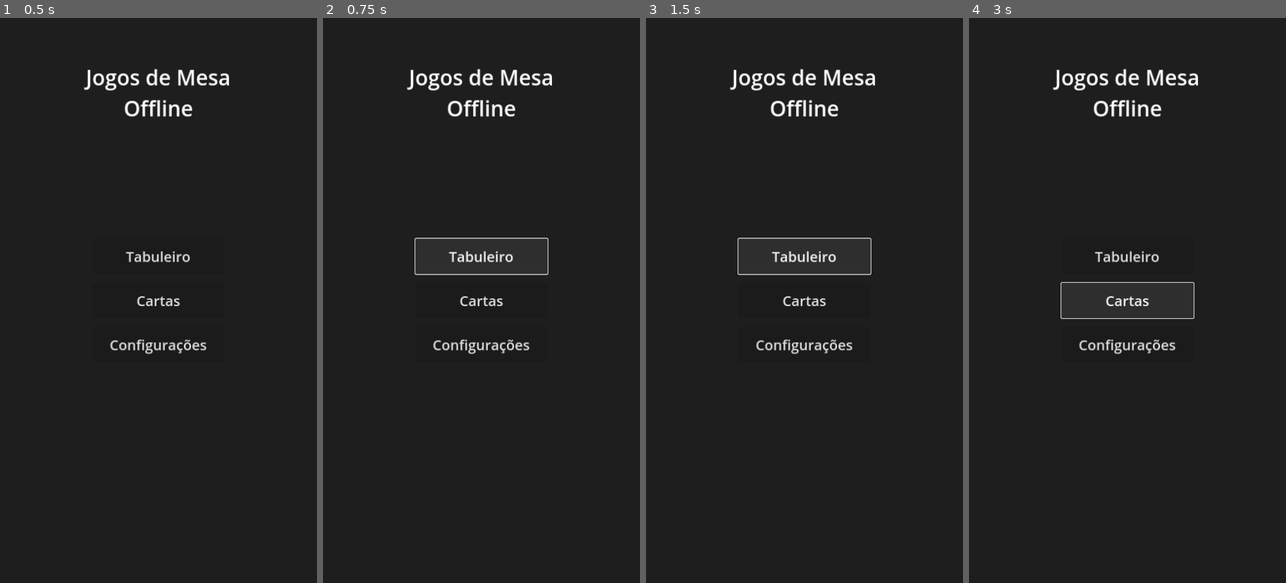
Above: before the commit, frames 1-4 (left to right).
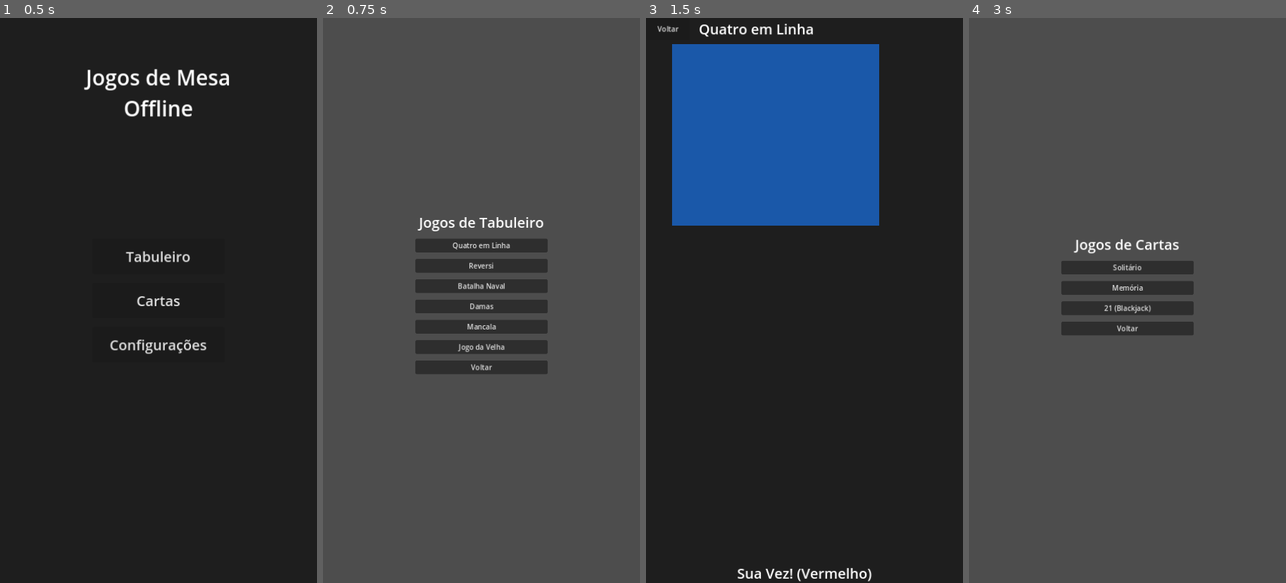
Above: after the commit, the same moments.

Repository: ricasolucoes/PlayTable
Game: Godot game, scene res://core/telas/MainMenu.tscn
Two runs of this game, one before a commit and one after it. Both use one fixed random seed, a clock stepped at 60 frames per second and the inputs below.
Inputs (mouse positions are in pixels of both pictures, inside the frame that each line leads up to):
- Up to frame 1 (0.5 s): no input
- Up to frame 2 (0.75 s): click "Tabuleiro" at 0.5 s
- Up to frame 3 (1.5 s): click (804, 244) at 1.25 s, where only the run after the commit has a clickable "Quatro em Linha"
- Up to frame 4 (3 s): click (991, 29) at 2 s, where only the run after the commit has a clickable "Voltar"; click "Cartas" at 2.75 s

Frame 1 is identical in both runs. In frame 2, 94% of the frame differs, in the area x 0-100%, y 0-100%; in frame 3, 23%; in frame 4, 96%.

Commit message:
build(release): finish gsd phases, generate android config and keystore

Diff:
--- a/core/telas/MainMenu.gd
+++ b/core/telas/MainMenu.gd
@@ -7,10 +7,10 @@
 		$Title.add_theme_color_override("font_color", Color(0.1, 0.1, 0.1))
 
 func _on_btn_tabuleiro_pressed():
-	print("Botão Tabuleiro pressionado")
+	SceneManager.goto_scene("res://core/telas/MenuTabuleiro.tscn")
 
 func _on_btn_cartas_pressed():
-	print("Botão Cartas pressionado")
+	SceneManager.goto_scene("res://core/telas/MenuCartas.tscn")
 
 func _on_btn_config_pressed():
-	print("Botão Configurações pressionado")
+	print("Botão Configurações pressionado (Em breve)")
--- /dev/null
+++ b/core/telas/MenuCartas.gd
@@ -0,0 +1,4 @@
+extends Control
+
+func _on_btn_voltar_pressed():
+	SceneManager.goto_scene("res://core/telas/MainMenu.tscn")
--- /dev/null
+++ b/core/telas/MenuCartas.tscn
@@ -0,0 +1,51 @@
+[gd_scene load_steps=2 format=3 uid="uid://menucartas"]
+
+[ext_resource type="Script" path="res://core/telas/MenuCartas.gd" id="1_script"]
+
+[node name="MenuCartas" type="Control"]
+layout_mode = 3
+anchors_preset = 15
+anchor_right = 1.0
+anchor_bottom = 1.0
+grow_horizontal = 2
+grow_vertical = 2
+script = ExtResource("1_script")
+
+[node name="VBoxContainer" type="VBoxContainer" parent="."]
+layout_mode = 1
+anchors_preset = 8
+anchor_left = 0.5
+anchor_top = 0.5
+anchor_right = 0.5
+anchor_bottom = 0.5
+offset_left = -150.0
+offset_top = -150.0
+offset_right = 150.0
+offset_bottom = 150.0
+grow_horizontal = 2
+grow_vertical = 2
+theme_override_constants/separation = 15
+
+[node name="Label" type="Label" parent="VBoxContainer"]
+layout_mode = 2
+theme_override_font_sizes/font_size = 32
+text = "Jogos de Cartas"
+horizontal_alignment = 1
+
+[node name="BtnSolitario" type="Button" parent="VBoxContainer"]
+layout_mode = 2
+text = "Solitário"
+
+[node name="BtnMemoria" type="Button" parent="VBoxContainer"]
+layout_mode = 2
+text = "Memória"
+
+[node name="Btn21" type="Button" parent="VBoxContainer"]
+layout_mode = 2
+text = "21 (Blackjack)"
+
+[node name="BtnVoltar" type="Button" parent="VBoxContainer"]
+layout_mode = 2
+text = "Voltar"
+
+[connection signal="pressed" from="VBoxContainer/BtnVoltar" to="." method="_on_btn_voltar_pressed"]
--- /dev/null
+++ b/core/telas/MenuTabuleiro.gd
@@ -0,0 +1,10 @@
+extends Control
+
+func _on_btn_c4_pressed():
+	SceneManager.goto_scene("res://games/quatro_em_linha/ConnectFourGame.tscn")
+
+func _on_btn_reversi_pressed():
+	print("Em desenvolvimento")
+
+func _on_btn_voltar_pressed():
+	SceneManager.goto_scene("res://core/telas/MainMenu.tscn")
--- /dev/null
+++ b/core/telas/MenuTabuleiro.tscn
@@ -0,0 +1,65 @@
+[gd_scene load_steps=2 format=3 uid="uid://menutabuleiro"]
+
+[ext_resource type="Script" path="res://core/telas/MenuTabuleiro.gd" id="1_script"]
+
+[node name="MenuTabuleiro" type="Control"]
+layout_mode = 3
+anchors_preset = 15
+anchor_right = 1.0
+anchor_bottom = 1.0
+grow_horizontal = 2
+grow_vertical = 2
+script = ExtResource("1_script")
+
+[node name="VBoxContainer" type="VBoxContainer" parent="."]
+layout_mode = 1
+anchors_preset = 8
+anchor_left = 0.5
+anchor_top = 0.5
+anchor_right = 0.5
+anchor_bottom = 0.5
+offset_left = -150.0
+offset_top = -200.0
+offset_right = 150.0
+offset_bottom = 200.0
+grow_horizontal = 2
+grow_vertical = 2
+theme_override_constants/separation = 15
+
+[node name="Label" type="Label" parent="VBoxContainer"]
+layout_mode = 2
+theme_override_font_sizes/font_size = 32
+text = "Jogos de Tabuleiro"
+horizontal_alignment = 1
+
+[node name="BtnC4" type="Button" parent="VBoxContainer"]
+layout_mode = 2
+text = "Quatro em Linha"
+
+[node name="BtnReversi" type="Button" parent="VBoxContainer"]
+layout_mode = 2
+text = "Reversi"
+
+[node name="BtnBatalha" type="Button" parent="VBoxContainer"]
+layout_mode = 2
+text = "Batalha Naval"
+
+[node name="BtnDamas" type="Button" parent="VBoxContainer"]
+layout_mode = 2
+text = "Damas"
+
+[node name="BtnMancala" type="Button" parent="VBoxContainer"]
+layout_mode = 2
+text = "Mancala"
+
+[node name="BtnVelha" type="Button" parent="VBoxContainer"]
+layout_mode = 2
+text = "Jogo da Velha"
+
+[node name="BtnVoltar" type="Button" parent="VBoxContainer"]
+layout_mode = 2
+text = "Voltar"
+
+[connection signal="pressed" from="VBoxContainer/BtnC4" to="." method="_on_btn_c4_pressed"]
+[connection signal="pressed" from="VBoxContainer/BtnReversi" to="." method="_on_btn_reversi_pressed"]
+[connection signal="pressed" from="VBoxContainer/BtnVoltar" to="." method="_on_btn_voltar_pressed"]
--- /dev/null
+++ b/games/quatro_em_linha/ConnectFourGame.gd
@@ -0,0 +1,74 @@
+extends Control
+
+const BOARD_SCRIPT = preload("res://games/quatro_em_linha/ConnectFourBoard.gd")
+const AI_SCRIPT = preload("res://games/quatro_em_linha/ConnectFourAI.gd")
+const PIECE_SCENE = preload("res://shared/pecas/Piece.tscn")
+
+var board = null
+var is_player_turn = true
+var game_over = false
+
+@onready var grid_container = $VBoxContainer/CenterContainer/Grid
+@onready var status_label = $VBoxContainer/StatusLabel
+@onready var pieces_layer = $PiecesLayer
+
+func _ready():
+	board = BOARD_SCRIPT.new()
+	add_child(board)
+	_draw_grid_buttons()
+	status_label.text = "Sua Vez! (Vermelho)"
+
+func _draw_grid_buttons():
+	for c in range(board.COLS):
+		var btn = Button.new()
+		btn.custom_minimum_size = Vector2(60, 400) # Entire column click area
+		btn.flat = true
+		btn.pressed.connect(_on_col_pressed.bind(c))
+		grid_container.add_child(btn)
+
+func _on_col_pressed(col: int):
+	if game_over or not is_player_turn: return
+
+	if board.can_drop(col):
+		_do_move(col, 1) # Player is 1 (Red)
+
+		if not game_over:
+			is_player_turn = false
+			status_label.text = "Vez do Computador..."
+			# Simulate thinking
+			await get_tree().create_timer(0.5).timeout
+			var ai_col = AI_SCRIPT.get_best_move(board)
+			if ai_col != -1:
+				_do_move(ai_col, 2) # AI is 2 (Yellow)
+			is_player_turn = true
+			if not game_over:
+				status_label.text = "Sua Vez! (Vermelho)"
+
+func _do_move(col: int, player_id: int):
+	var row = board.drop_piece(col, player_id)
+	if row >= 0:
+		_spawn_piece_visual(col, row, player_id)
+		if board.check_win(col, row, player_id):
+			game_over = true
+			if player_id == 1:
+				status_label.text = "Você Venceu!"
+			else:
+				status_label.text = "Computador Venceu!"
+		elif board.is_full():
+			game_over = true
+			status_label.text = "Empate!"
+
+func _spawn_piece_visual(col: int, row: int, player_id: int):
+	var piece = PIECE_SCENE.instantiate()
+	piece.is_red = (player_id == 1)
+	pieces_layer.add_child(piece)
+
+	var start_x = 100 + (col * 65)
+	var start_y = -50
+	var target_y = 100 + ((5 - row) * 65) # Visual inversion since row 0 is bottom in logic
+
+	piece.position = Vector2(start_x, start_y)
+	piece.drop_to(target_y)
+
+func _on_back_pressed():
+	SceneManager.goto_scene("res://core/telas/MainMenu.tscn")
--- /dev/null
+++ b/games/quatro_em_linha/ConnectFourGame.tscn
@@ -0,0 +1,70 @@
+[gd_scene load_steps=2 format=3 uid="uid://c4gameuid"]
+
+[ext_resource type="Script" path="res://games/quatro_em_linha/ConnectFourGame.gd" id="1_script"]
+
+[node name="ConnectFourGame" type="Control"]
+layout_mode = 3
+anchors_preset = 15
+anchor_right = 1.0
+anchor_bottom = 1.0
+grow_horizontal = 2
+grow_vertical = 2
+script = ExtResource("1_script")
+
+[node name="Background" type="ColorRect" parent="."]
+layout_mode = 1
+anchors_preset = 15
+anchor_right = 1.0
+anchor_bottom = 1.0
+grow_horizontal = 2
+grow_vertical = 2
+color = Color(0.12, 0.12, 0.12, 1)
+
+[node name="PiecesLayer" type="Node2D" parent="."]
+
+[node name="BoardVisual" type="ColorRect" parent="."]
+layout_mode = 0
+offset_left = 60.0
+offset_top = 60.0
+offset_right = 530.0
+offset_bottom = 470.0
+color = Color(0.1, 0.4, 0.8, 0.8)
+
+[node name="VBoxContainer" type="VBoxContainer" parent="."]
+layout_mode = 1
+anchors_preset = 15
+anchor_right = 1.0
+anchor_bottom = 1.0
+grow_horizontal = 2
+grow_vertical = 2
+
+[node name="TopBar" type="HBoxContainer" parent="VBoxContainer"]
+layout_mode = 2
+theme_override_constants/separation = 20
+
+[node name="BtnBack" type="Button" parent="VBoxContainer/TopBar"]
+custom_minimum_size = Vector2(100, 50)
+layout_mode = 2
+text = "Voltar"
+
+[node name="Title" type="Label" parent="VBoxContainer/TopBar"]
+layout_mode = 2
+theme_override_font_sizes/font_size = 32
+text = "Quatro em Linha"
+
+[node name="CenterContainer" type="CenterContainer" parent="VBoxContainer"]
+layout_mode = 2
+size_flags_vertical = 3
+
+[node name="Grid" type="HBoxContainer" parent="VBoxContainer/CenterContainer"]
+layout_mode = 2
+theme_override_constants/separation = 5
+
+[node name="StatusLabel" type="Label" parent="VBoxContainer"]
+layout_mode = 2
+theme_override_font_sizes/font_size = 32
+text = "Status"
+horizontal_alignment = 1
+vertical_alignment = 1
+
+[connection signal="pressed" from="VBoxContainer/TopBar/BtnBack" to="." method="_on_back_pressed"]
Not shown, added: export_presets.cfg
Not shown, changed: .planning/ROADMAP.md
Not shown, changed: .planning/STATE.md
Not shown, added: build_apk.sh
